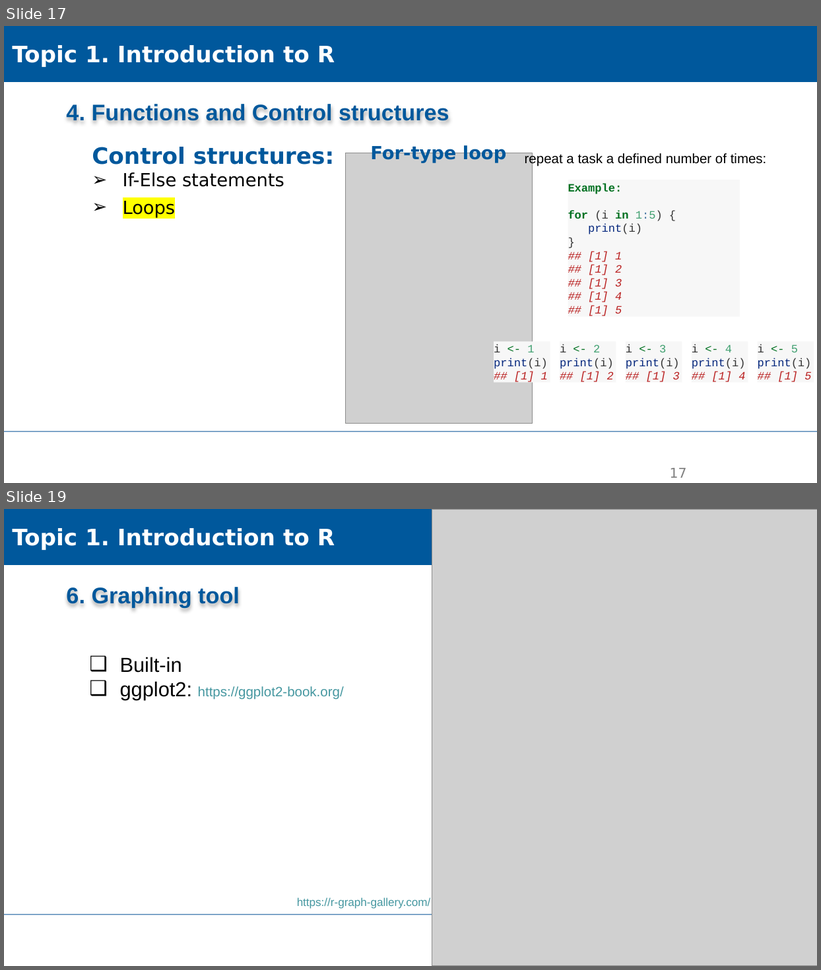
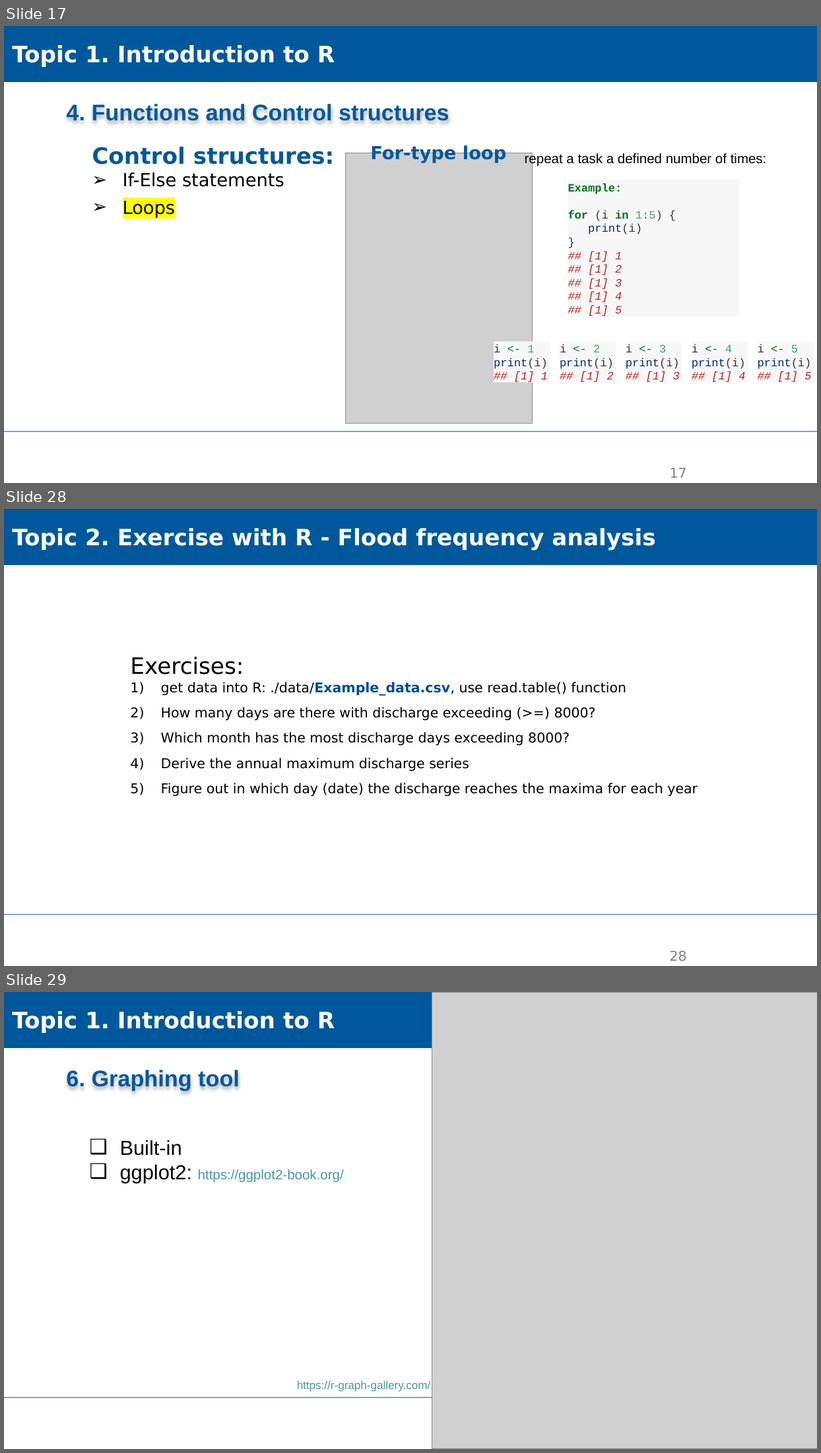
Before and after one commit to XiaoxiangGuanGFZ/FloodRiskSeminar, a slide deck: slides/FRS_exercise_R.pptx. Shown one above the other, each under a label of ours: slides 17 and 19 before the commit, slides 17, 28 and 29 after it; the slides between them are not shown. The pictures are 821x970 and 821x1453 pixels, drawn with LibreOffice and Linux fonts; fonts in the diff are those of the drawing; grey boxes stand for pictures; background and template pictures are left out. Boxes give left, top, right and bottom in pixels: in the first picture for what was removed or moved away, otherwise in the second. Text is boxed around its words. In the diff, an @@ line names an element or a change of style, - is before the commit and + after.

```diff
--- a/slides/FRS_exercise_R.pptx
+++ b/slides/FRS_exercise_R.pptx
@@ slide 28 added at [4,509,817,966], background #FFFFFF; not listed: 1 template element that a slide beside it also shows @@
@@ rectangle added at [4,509,817,565], fill #00589C, outline #00589C 0.75 pt, 20 pt, text #FFFFFF, bold @@
+Topic 2. Exercise with R - Flood frequency analysis
@@ text added at [130,657,698,797], 12 pt, text #000000 @@
+Exercises:
+1) get data into R: ./data/Example_data.csv, use read.table() function
+2) How many days are there with discharge exceeding (>=) 8000?
+3) Which month has the most discharge days exceeding 8000?
+4) Derive the annual maximum discharge series
+5) Figure out in which day (date) the discharge reaches the maxima for each year
@@ page number added at [670,951,687,961], 12 pt, text #808080 @@
+28
@@ what was slide 19 is now slide 29 @@
```
Also in this commit, not shown: 2 slides changed, 9 other slides added, 3 other files.
